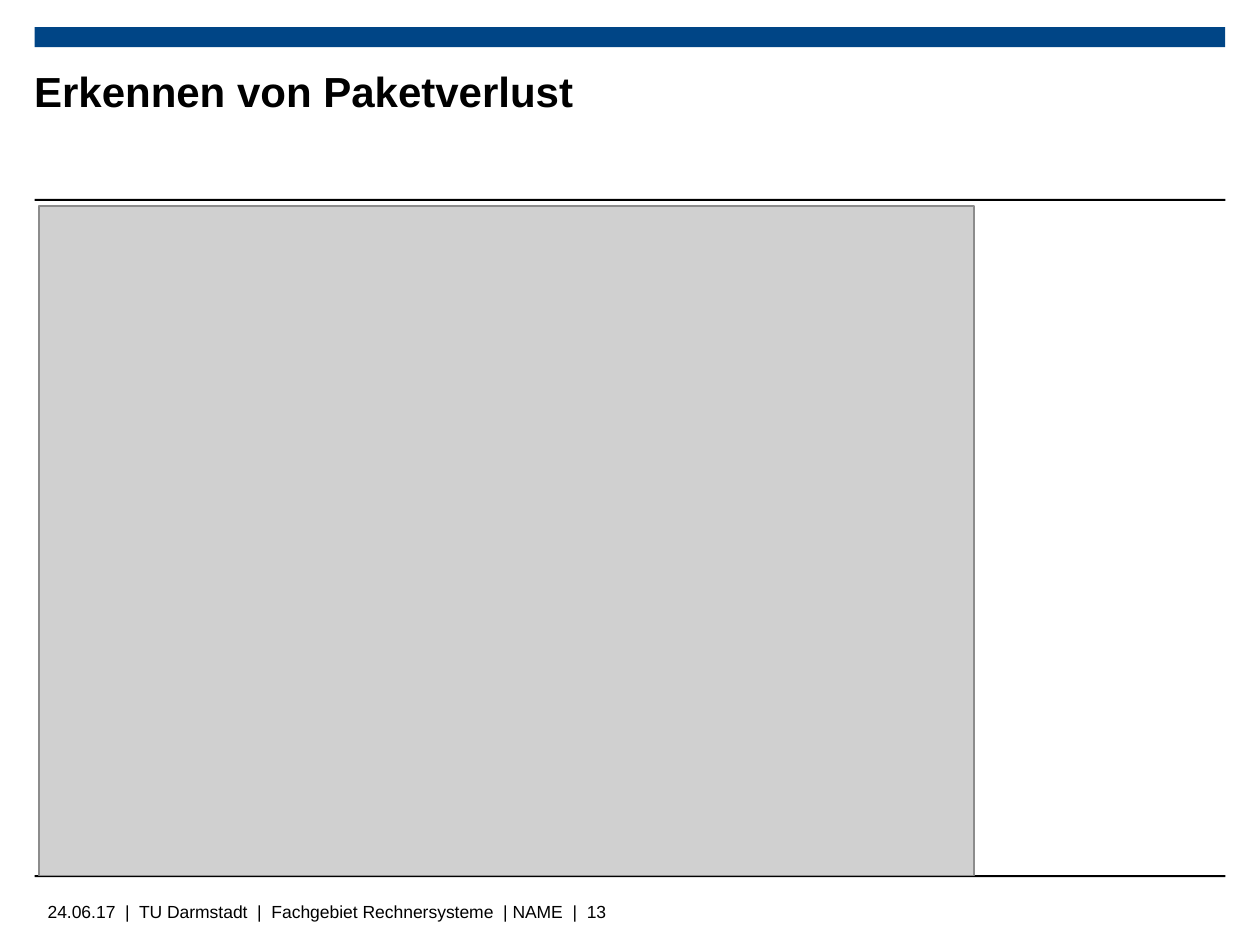
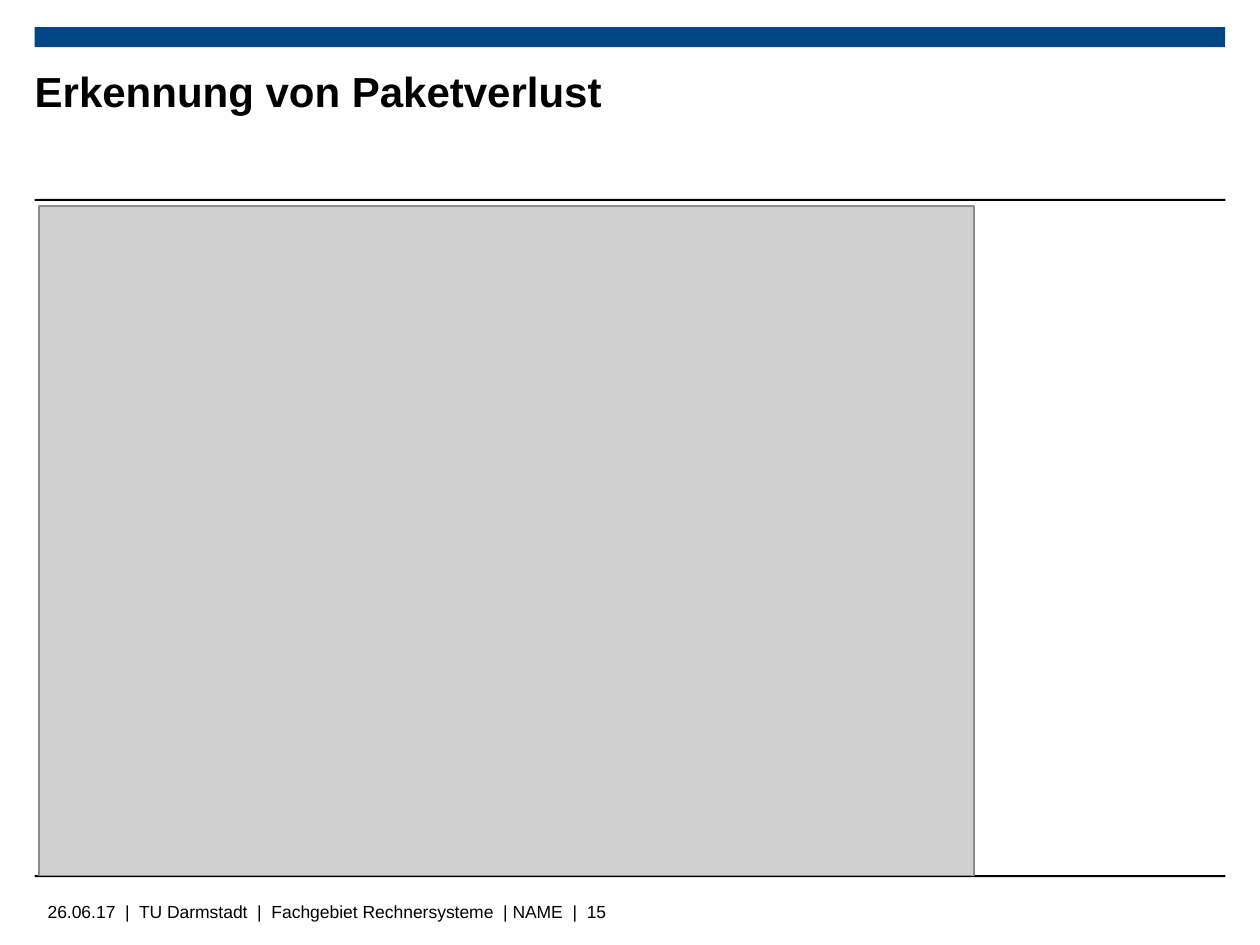
Before and after one commit to Wiero/Bachelorarbeit, a slide deck: slide 15 of Bachelorpräsenation.odp (slide 13 before the commit). Drawn at 1260x945 pixels with LibreOffice and Linux fonts; fonts in the diff are those of the drawing; grey boxes stand for pictures; background and template pictures are left out. Boxes give left, top, right and bottom in pixels: in the first picture for what was removed or moved away, otherwise in the second. Text is boxed around its words. In the diff, an @@ line names an element or a change of style, - is before the commit and + after.

```diff
--- a/Bachelorpräsenation.odp
+++ b/Bachelorpräsenation.odp
@@ title at <box>35,76,602,115</box>: text changed @@
-Erkennen von Paketverlust
+Erkennung von Paketverlust
@@ text at <box>48,905,606,922</box>: text changed @@
-24.06.17 | TU Darmstadt | Fachgebiet Rechnersysteme | NAME | 13
+26.06.17 | TU Darmstadt | Fachgebiet Rechnersysteme | NAME | 15
```
Also in this commit, not shown: 4 other slides changed, 13 slides added, 3 slides removed, 12 other files.
